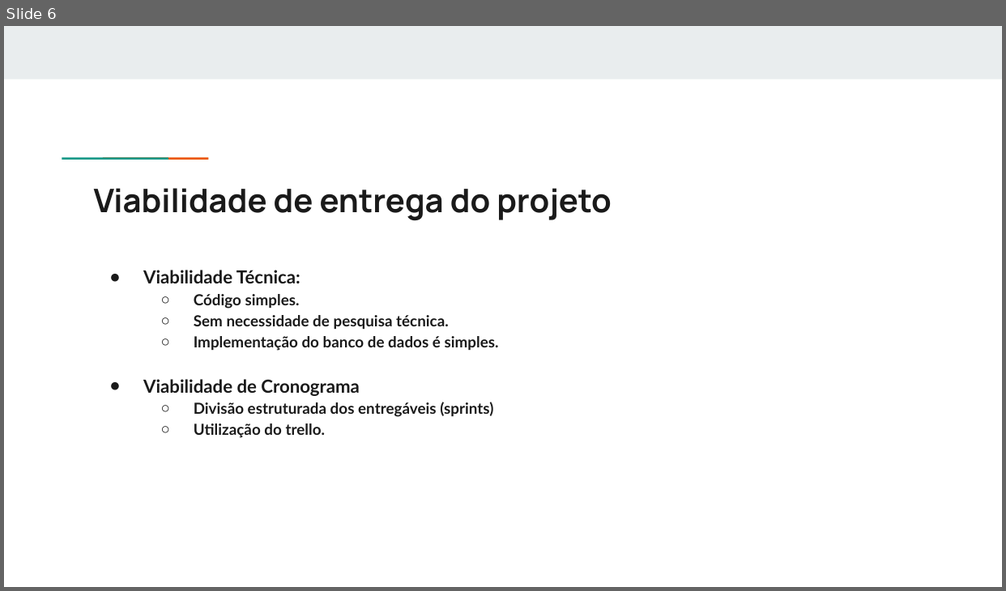
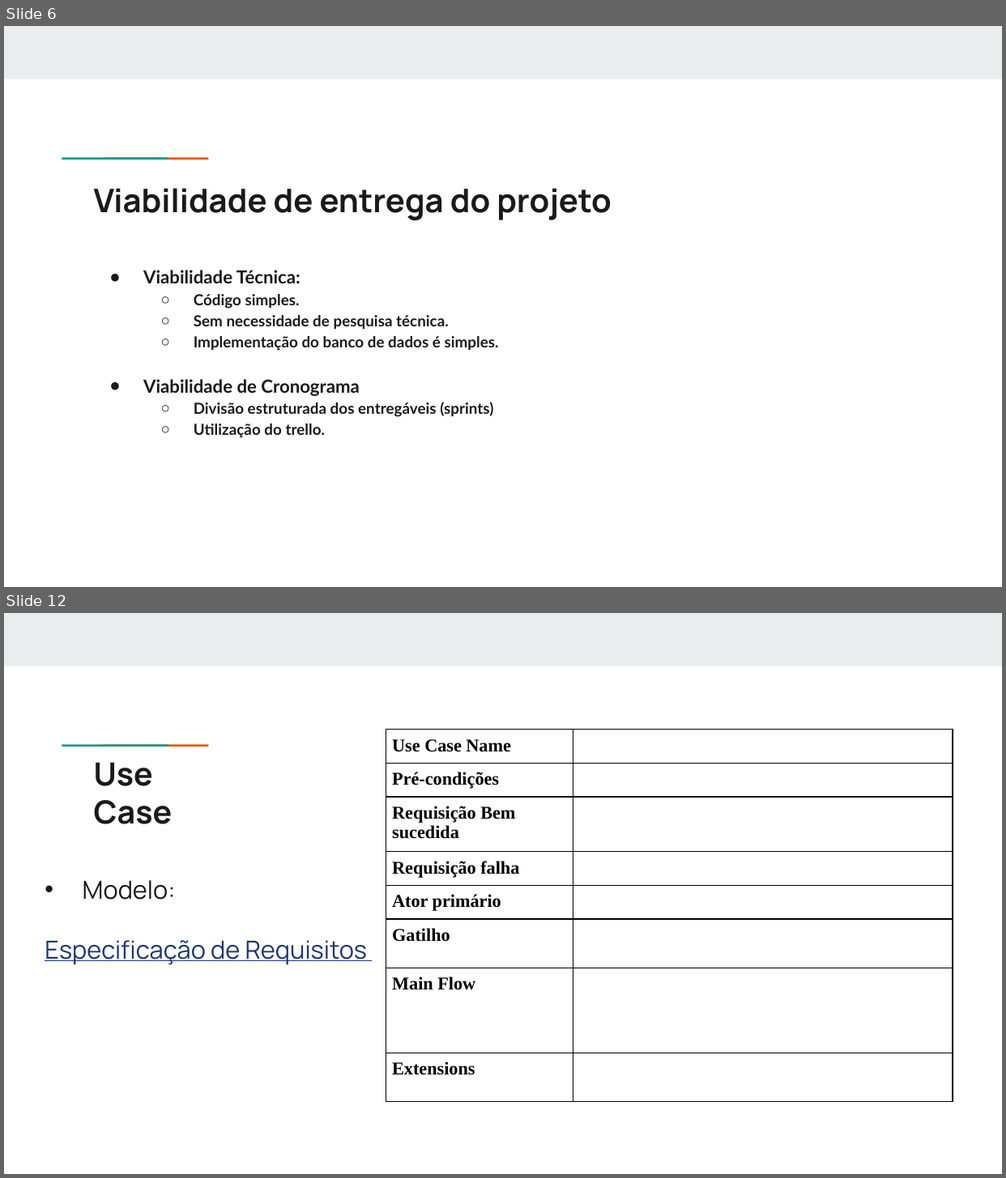
Before and after one commit to MaxCosta0/engenharia-de-software, a slide deck: ApresentacaoSGH.pptx. Shown one above the other, each under a label of ours: slide 6 before the commit, slides 6 and 12 after it; the slides between them are not shown. The pictures are 1006x591 and 1006x1178 pixels, drawn with LibreOffice and Linux fonts; fonts in the diff are those of the drawing. Boxes give left, top, right and bottom in pixels: in the first picture for what was removed or moved away, otherwise in the second. Text is boxed around its words. In the diff, an @@ line names an element or a change of style, - is before the commit and + after.

```diff
--- a/ApresentacaoSGH.pptx
+++ b/ApresentacaoSGH.pptx
@@ slide 12 added at <box>4,613,1002,1174</box>, background #FFFFFF; not listed: 3 template elements that a slide beside it also shows @@
@@ table added at <box>386,730,953,1105</box>, 8 rows, 2 columns @@
+Use Case Name | 
+Pré-condições | 
+Requisição Bem sucedida | 
+Requisição falha | 
+Ator primário | 
+Gatilho | 
+Main Flow | 
+Extensions | 
@@ title added at <box>94,762,172,824</box>, 23 pt, text #1A1A1A, bold @@
+Use Case
@@ text added at <box>44,880,367,965</box>, 18 pt, text #1C3678, underline @@
+• Modelo:
+Especificação de Requisitos
```
Also in this commit, not shown: 6 other slides added.
